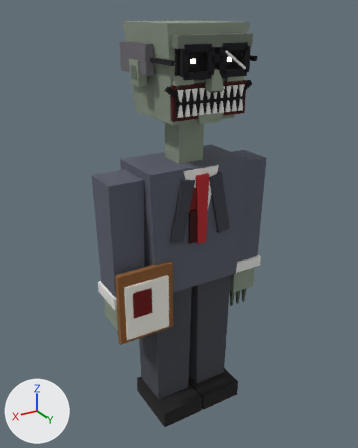
Before and after pictures for a commit that changed the Blender file assets/characters/manager_night.blend.
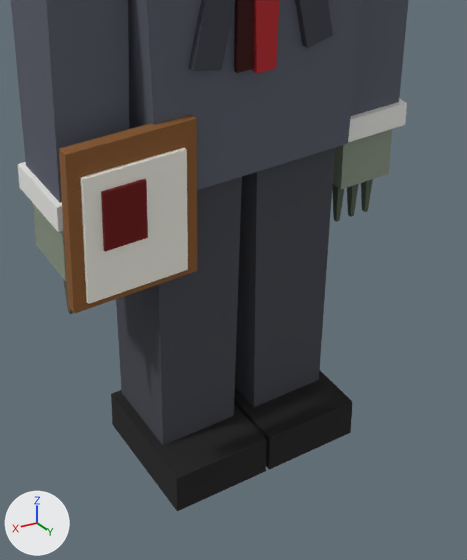
The first picture shows the older version from a 50 mm lens placed at (1.28, 2.08, 2.15), pointed at (0.02, -0.02, 1.1). The close-ups show the older and then the newer version on the part from 25% to 80% of the width and 48% to 100% of the height of that picture. Only the edits that show in the close-ups are written down. Lighting does not change. The marker at lower left points along +X, +Y and +Z.

The first close-up shows 'ArmL', 'ArmR', 'LegL', 'LegR', 'Torso'.
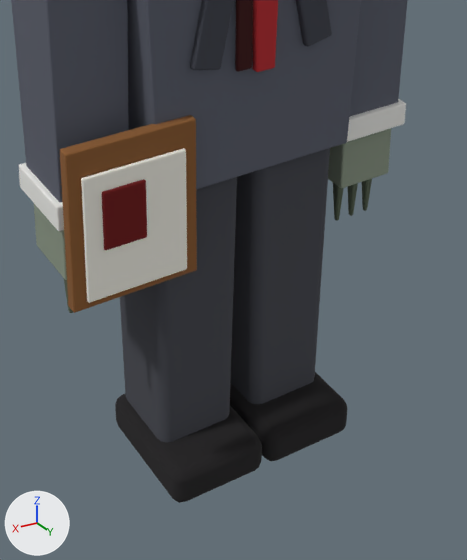
What the commit changed:
me_arml has 48 vertices, 36 faces and spans x -0.095..0.095, y -0.105..0.105, z -0.92..0.0.
me_arml is used by ob_arml; location (-0.37, 0.0, 1.42).
me_arml part 1: all faces are now shaded smooth (36 of 36 changed).
me_armr has 72 vertices, 54 faces and spans x -0.2..0.1, y -0.105..0.192, z -0.92..0.0.
me_armr is used by ob_armr; location (0.37, 0.0, 1.42).
me_armr part 2: all faces are now shaded smooth (54 of 54 changed).
me_torso has 56 vertices, 42 faces and spans x -0.28..0.28, y -0.16..0.18, z 0.0..0.66.
me_torso is used by ob_torso; location (0.0, 0.0, 0.8).
me_torso part 3: all faces are now shaded smooth (42 of 42 changed).
Object 'LegL' (ob_legl) gains a BEVEL modifier named 'Bevel'.
Modifier setting: width = 0.028.
Modifier setting: width_pct = 0.028.
Modifier setting: segments = 3.
Modifier setting: angle_limit = 0.611.
Modifier setting: harden_normals = True.
Object 'LegR' (ob_legr) gains a BEVEL modifier named 'Bevel'.
Modifier setting: width = 0.028.
Modifier setting: width_pct = 0.028.
Modifier setting: segments = 3.
Modifier setting: angle_limit = 0.611.
Modifier setting: harden_normals = True.
Object 'ArmL' (ob_arml) gains a BEVEL modifier named 'Bevel'.
Modifier setting: width = 0.028.
Modifier setting: width_pct = 0.028.
Modifier setting: segments = 3.
Modifier setting: angle_limit = 0.611.
Modifier setting: harden_normals = True.
Object 'ArmR' (ob_armr) gains a BEVEL modifier named 'Bevel'.
Modifier setting: width = 0.028.
Modifier setting: width_pct = 0.028.
Modifier setting: segments = 3.
Modifier setting: angle_limit = 0.611.
Modifier setting: harden_normals = True.
Object 'Torso' (ob_torso) gains a BEVEL modifier named 'Bevel'.
Modifier setting: width = 0.028.
Modifier setting: width_pct = 0.028.
Modifier setting: segments = 3.
Modifier setting: angle_limit = 0.611.
Modifier setting: harden_normals = True.

Boxes [x1, y1, x2, y2] around the edits, measured in the close-ups (467 x 560 px):
'ArmR', shading changed, modifiers changed: before [11, 0, 197, 314]; after [11, 0, 197, 313]
'Torso', modifiers changed: before [128, 0, 362, 190]; after [127, 0, 361, 189]
'LegR', modifiers changed: before [111, 177, 267, 511]; after [115, 177, 262, 503]
'LegL', modifiers changed: before [234, 148, 352, 470]; after [230, 148, 347, 461]
'ArmL', modifiers changed: before [332, 0, 408, 222]; after [328, 0, 408, 221]
